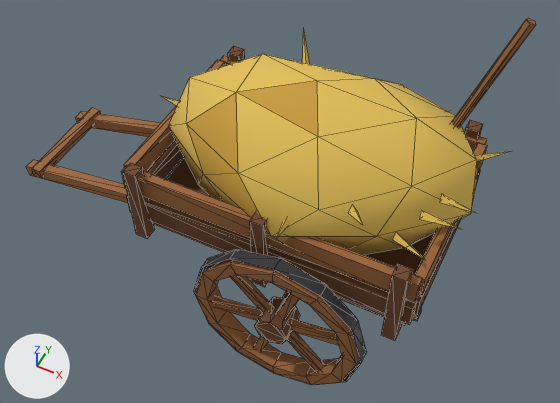
Two versions of the glTF model assets/models/castle/hay_cart.glb, one commit apart.
Both versions are drawn from a 50 mm lens placed at (1.13, -2.57, 3.79), pointed at (-0.09, -0.13, 0.73). Every picture has the same lights, and +X, +Y and +Z are marked at lower left. The first picture is the older version. Mesh edges are drawn as thin lines. Vertices at exactly the same position are counted once.

The first picture shows 'hay_cart'.
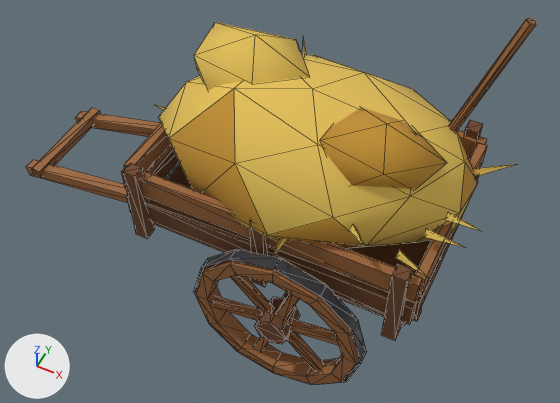
The change, as JSON lines over the scene's bpy script:
```json
{"block": "me_cube", "where": "# used by ob_hay_cart; location = (0.0, 0.0, 0.64)"}
{"op": "remove", "block": "me_cube", "code": "me_cube.from_pydata(...)  # 546 vertices, 800 faces; spans x -1.76..0.93, y -0.72..0.72, z -0.64..1.26"}
{"op": "add", "block": "me_cube", "code": "me_cube.from_pydata(...)  # 570 vertices, 840 faces; spans x -1.76..0.98, y -0.72..0.72, z -0.64..1.26"}
{"block": "me_cube", "change": "me_cube part 1: the loose piece of 4 vertices spanning x 0.1..0.14, y -0.65..-0.47, z 0.42..0.48 is moved by (0.0, -0.04, -0.08)"}
{"block": "me_cube", "change": "me_cube part 2: the loose piece of 4 vertices spanning x 0.39..0.5, y -0.54..-0.41, z 0.57..0.65 is copied, and the copy is moved by (0.02, -0.04, -0.08); it spans x 0.42..0.52, y -0.58..-0.45, z 0.49..0.57"}
{"block": "me_cube", "change": "me_cube part 3: the loose piece of 4 vertices spanning x -0.33..-0.21, y 0.44..0.64, z 0.53..0.63 is moved by (-0.02, 0.04, -0.08)"}
{"block": "me_cube", "change": "me_cube part 4: the loose piece of 4 vertices spanning x -0.86..-0.7, y -0.04..0.0, z 0.41..0.45 is moved by (-0.05, 0.0, -0.08)"}
{"block": "me_cube", "change": "me_cube part 5: the loose piece of 4 vertices spanning x 0.73..0.91, y -0.24..-0.17, z 0.58..0.63 is moved by (0.05, -0.02, -0.08)"}
{"block": "me_cube", "change": "me_cube part 6: the loose piece of 4 vertices spanning x 0.67..0.88, y -0.35..-0.24, z 0.51..0.62 is copied, and the copy is moved by (0.04, -0.02, -0.08); it spans x 0.71..0.92, y -0.37..-0.26, z 0.43..0.54"}
{"block": "me_cube", "change": "me_cube part 7: the loose piece of 4 vertices spanning x 0.59..0.77, y -0.44..-0.31, z 0.39..0.46 is deleted"}
{"block": "me_cube", "change": "me_cube part 8: the loose piece of 4 vertices spanning x 0.73..0.93, y 0.18..0.26, z 0.47..0.58 is deleted"}
{"block": "me_cube", "change": "me_cube part 9"}
{"block": "me_cube", "change": "3 vertices are removed from x 0.09..0.5, y -0.54..0.64, z 0.39..0.65"}
{"block": "me_cube", "change": "7 faces are deleted"}
{"block": "me_cube", "change": "55 vertices move from x -0.74..0.88, y -0.55..0.62, z 0.05..0.87 to x -0.79..0.83, y -0.6..0.68, z 0.05..0.83"}
{"block": "me_cube", "change": "23 vertices are added at x -0.67..0.98, y -0.35..0.33, z 0.5..0.94"}
{"block": "me_cube", "change": "23 new faces join them, mat_hay (yellow #e2bf58)"}
{"block": "me_cube", "change": "20 new faces join them, mat_hay_dark (orange #c08f30)"}
{"block": "me_cube", "change": "me_cube part 10: 1 face spanning x 0.08..0.49, y -0.6..-0.41, z 0.36..0.56 switches from mat_hay (yellow #e2bf58) to mat_hay_dark (orange #c08f30)"}
{"block": "me_cube", "change": "me_cube part 11: 4 faces spanning x -0.71..0.17, y -0.28..0.48, z 0.35..0.83 switch from mat_hay_dark (orange #c99d3c) to mat_hay (yellow #e2bf58)"}
{"block": "me_cube", "change": "other edits to the shape of me_cube do not show in these pictures"}
```

What differs and where, as boxes (x1, y1, x2, y2) in the pictures (560 x 403 px; the box of a moved part takes in the faces that stretch with it):
```json
{"part": 1, "of": "me_cube", "change": "moved or reshaped", "before": [276, 219, 288, 239], "after": [273, 238, 287, 257], "on screen": "mostly hidden"}
{"part": 2, "of": "me_cube", "change": "added", "after": [348, 224, 363, 245]}
{"part": 3, "of": "me_cube", "change": "moved or reshaped", "before": [302, 32, 310, 64], "after": [302, 36, 306, 55], "on screen": "mostly hidden afterwards"}
{"part": 4, "of": "me_cube", "change": "moved or reshaped", "before": [162, 96, 179, 106], "after": [156, 105, 165, 111], "on screen": "mostly hidden"}
{"part": 5, "of": "me_cube", "change": "moved or reshaped", "before": [439, 194, 476, 213], "after": [445, 212, 481, 231]}
{"part": 6, "of": "me_cube", "change": "added", "after": [424, 228, 466, 248]}
{"part": 7, "of": "me_cube", "change": "deleted", "before": [392, 232, 424, 259]}
{"part": 8, "of": "me_cube", "change": "deleted", "before": [475, 151, 510, 161], "on screen": "mostly hidden"}
{"part": 9, "of": "me_cube", "change": "moved or reshaped", "before": [169, 54, 478, 255], "after": [159, 22, 516, 278]}
{"part": 10, "of": "me_cube", "change": "recoloured", "before": [273, 216, 372, 236], "after": [268, 218, 367, 246]}
{"part": 11, "of": "me_cube", "change": "recoloured", "before": [237, 81, 318, 137], "after": [189, 76, 318, 145]}
```
